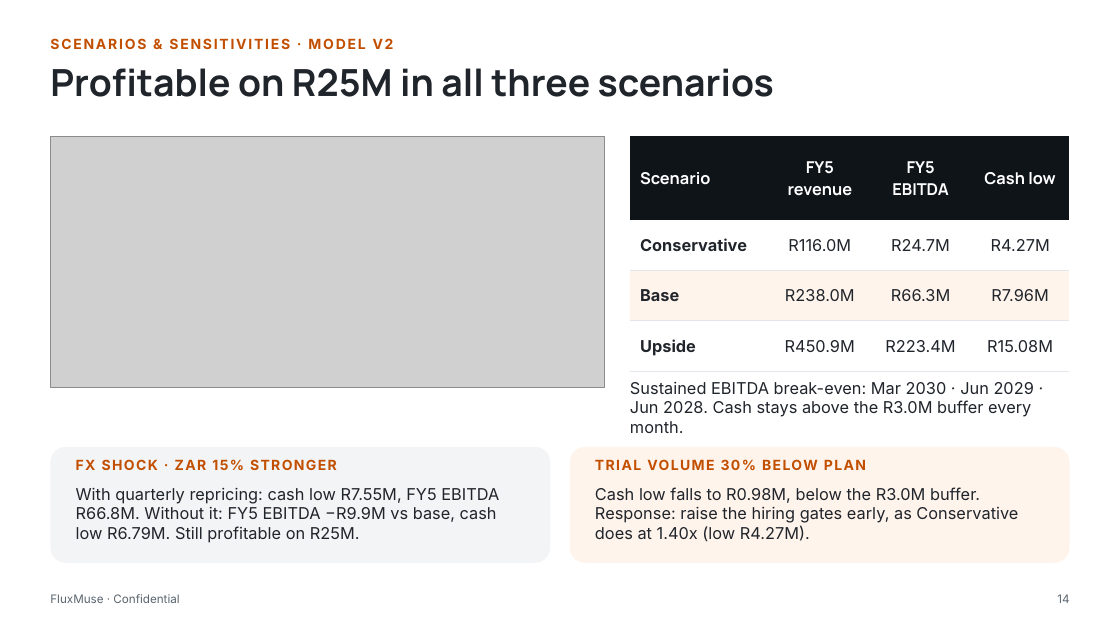
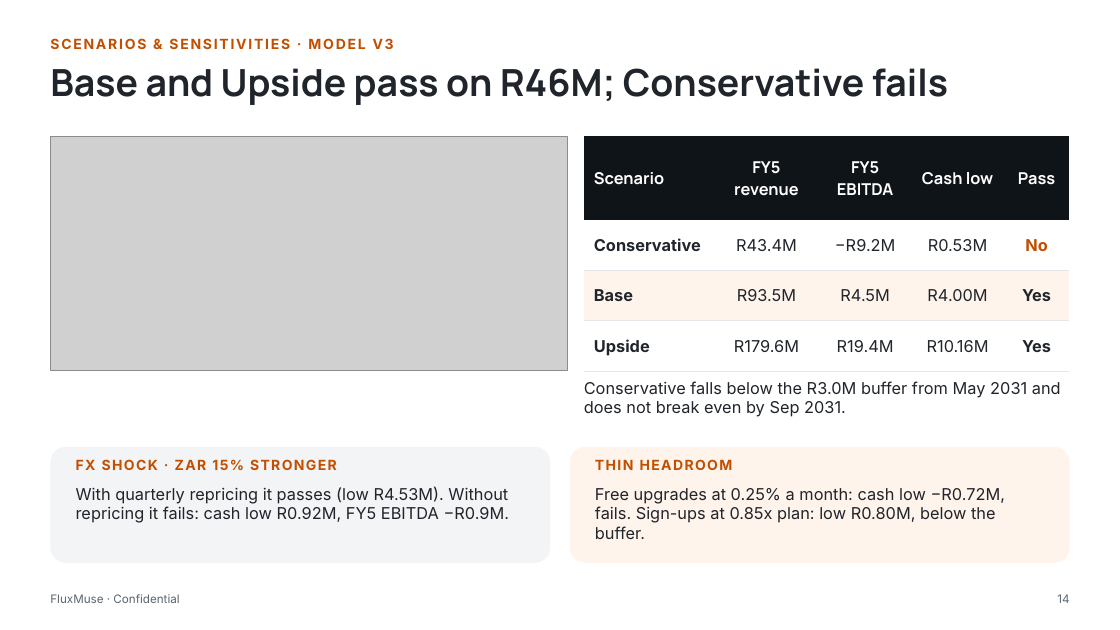
Before and after one commit to embizo/fluxmuse, a slide deck: slide 14 of docs/go-to-market/04_Investor_Pitch_Deck/FluxMuse_Investor_Pitch_Deck.pptx. Drawn at 1120x630 pixels with LibreOffice and Linux fonts; fonts in the diff are those of the drawing; grey boxes stand for pictures. Boxes give left, top, right and bottom in pixels: in the first picture for what was removed or moved away, otherwise in the second. Text is boxed around its words. In the diff, an @@ line names an element or a change of style, - is before the commit and + after.

```diff
--- a/docs/go-to-market/04_Investor_Pitch_Deck/FluxMuse_Investor_Pitch_Deck.pptx
+++ b/docs/go-to-market/04_Investor_Pitch_Deck/FluxMuse_Investor_Pitch_Deck.pptx
@@ text at <box>50,38,394,49</box>: text changed @@
-SCENARIOS & SENSITIVITIES · MODEL V2
+SCENARIOS & SENSITIVITIES · MODEL V3
@@ text at <box>50,68,948,105</box>: text changed @@
-Profitable on R25M in all three scenarios
+Base and Upside pass on R46M; Conservative fails
@@ picture: place and size @@
-picture at <box>50,136,605,387</box>
+picture at <box>50,136,567,370</box>
@@ table at <box>584,136,1070,371</box> @@
-column 2: FY5 revenue | R116.0M | R238.0M | R450.9M
-column 3: FY5 EBITDA | R24.7M | R66.3M | R223.4M
-column 4: Cash low | R4.27M | R7.96M | R15.08M
+column 2: FY5 revenue | R43.4M | R93.5M | R179.6M
+column 3: FY5 EBITDA | −R9.2M | R4.5M | R19.4M
+column 4: Cash low | R0.53M | R4.00M | R10.16M
+column 5: Pass | No | Yes | Yes
@@ table: place and size @@
-table at <box>630,136,1070,371</box>
+table at <box>584,136,1070,371</box>
@@ text at <box>584,381,1061,417</box>: text changed @@
-Sustained EBITDA break-even: Mar 2030 · Jun 2029 · Jun 2028. Cash stays above the R3.0M buffer every month.
+Conservative falls below the R3.0M buffer from May 2031 and does not break even by Sep 2031.
@@ text at <box>595,459,633,470</box>: text changed @@
-TRIAL VOLUME 30% BELOW PLAN
+THIN HEADROOM
@@ text at <box>76,486,510,523</box>: text changed @@
-With quarterly repricing: cash low R7.55M, FY5 EBITDA R66.8M. Without it: FY5 EBITDA −R9.9M vs base, cash low R6.79M. Still profitable on R25M.
+With quarterly repricing it passes (low R4.53M). Without repricing it fails: cash low R0.92M, FY5 EBITDA −R0.9M.
@@ text at <box>595,488,1005,539</box>: text changed @@
-Cash low falls to R0.98M, below the R3.0M buffer. Response: raise the hiring gates early, as Conservative does at 1.40x (low R4.27M).
+Free upgrades at 0.25% a month: cash low −R0.72M, fails. Sign-ups at 0.85x plan: low R0.80M, below the buffer.
```
Also in this commit, not shown: 29 other slides changed, 15 other files.
